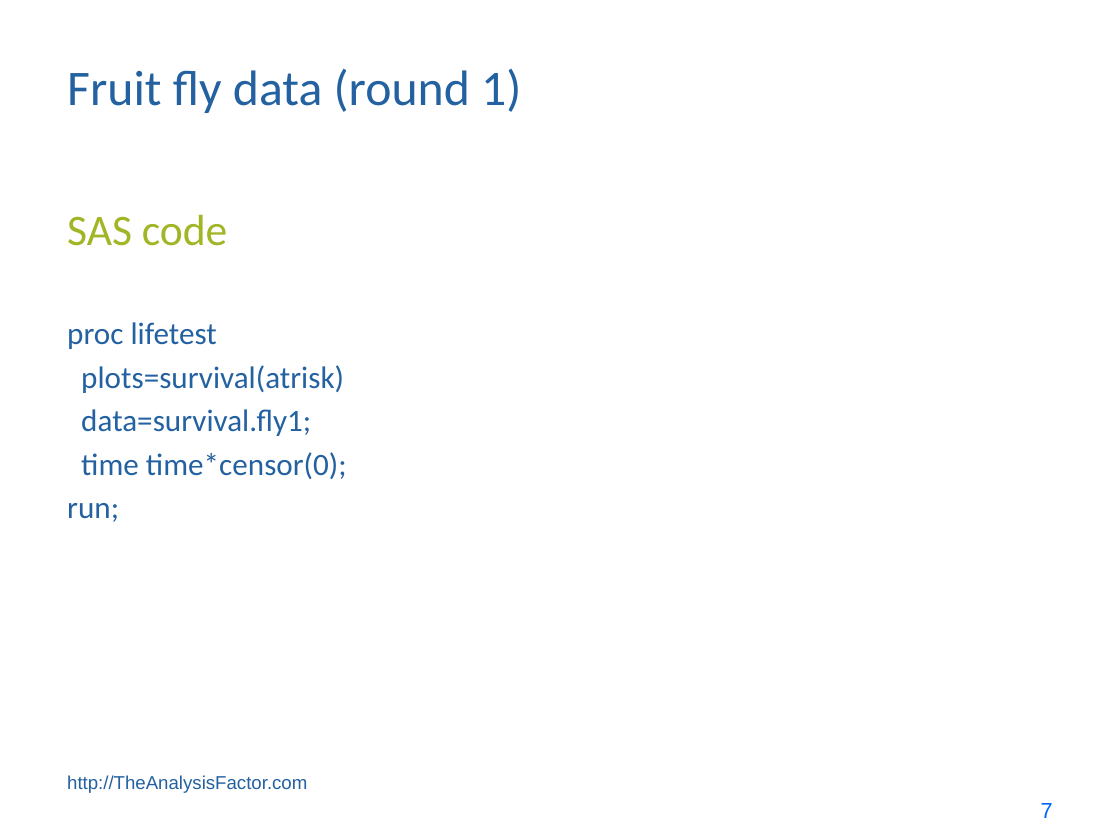
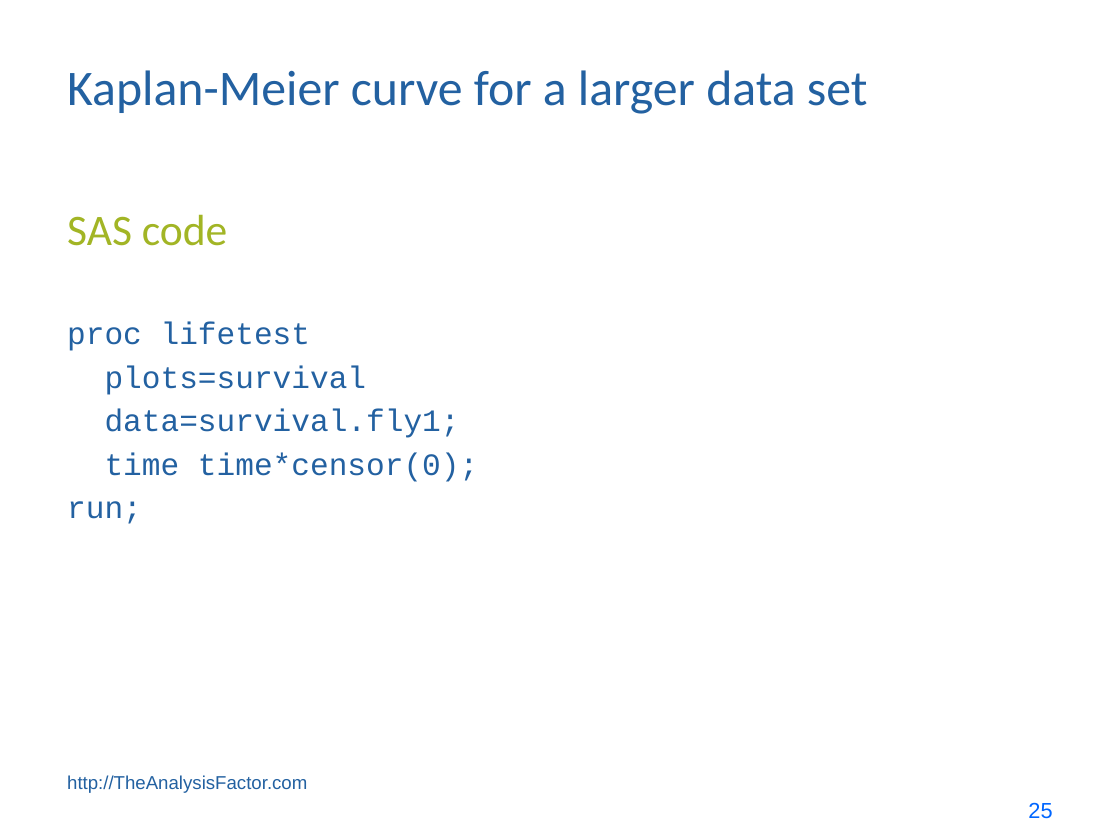
Before and after one commit to pmean/survival-models, a slide deck: slide 25 of bin/survival lecture 1.pptx (slide 7 before the commit). Drawn at 1120x840 pixels with LibreOffice and Linux fonts; fonts in the diff are those of the drawing. Boxes give left, top, right and bottom in pixels: in the first picture for what was removed or moved away, otherwise in the second. Text is boxed around its words. In the diff, an @@ line names an element or a change of style, - is before the commit and + after.

Commit message:
Split off part of survival-lecture-1 and put into supplement.

```diff
--- a/bin/survival lecture 1.pptx
+++ b/bin/survival lecture 1.pptx
@@ title at (x1=67, y1=70, x2=868, y2=114): text changed @@
-Fruit fly data (round 1)
+Kaplan-Meier curve for a larger data set
@@ text at (x1=67, y1=322, x2=478, y2=524): font Calibri to Courier New in "proc lifetest", "data=survival.fly1;", "time time*censor(0);", "run;" @@
@@ text at (x1=105, y1=365, x2=367, y2=395): text changed; font Calibri to Courier New @@
-plots=survival(atrisk)
+plots=survival
@@ page number at (x1=1028, y1=802, x2=1052, y2=819): text changed @@
-7
+25
```
Also in this commit, not shown: 13 other slides changed, 17 slides added, 9 other files.
